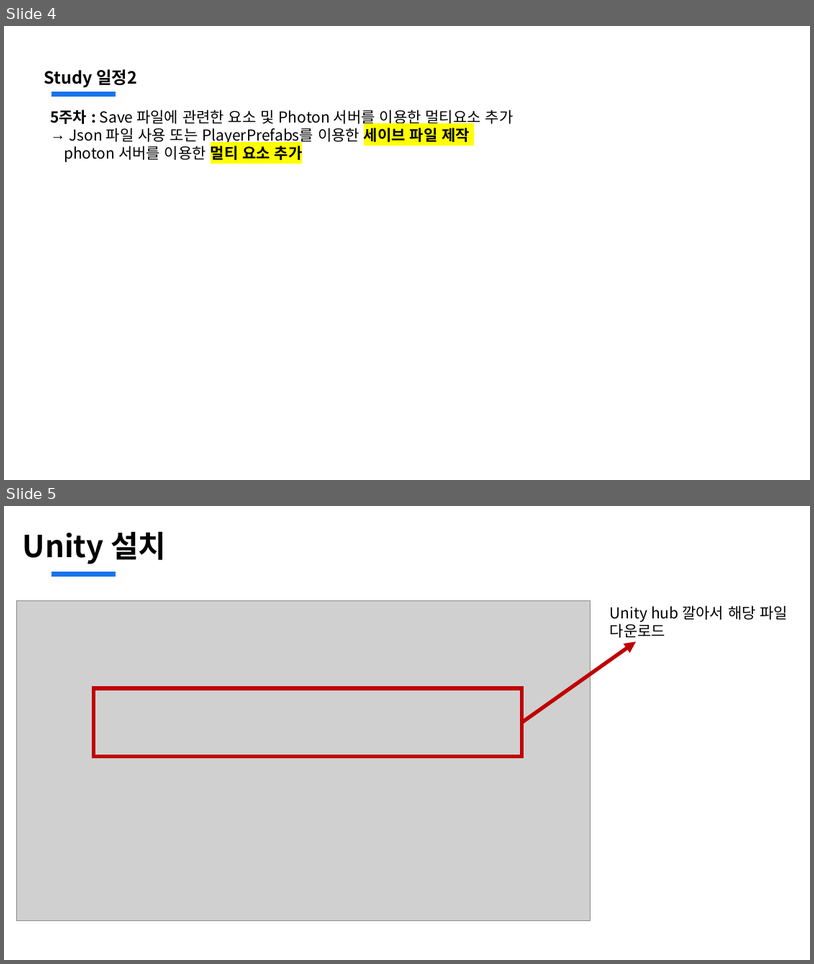
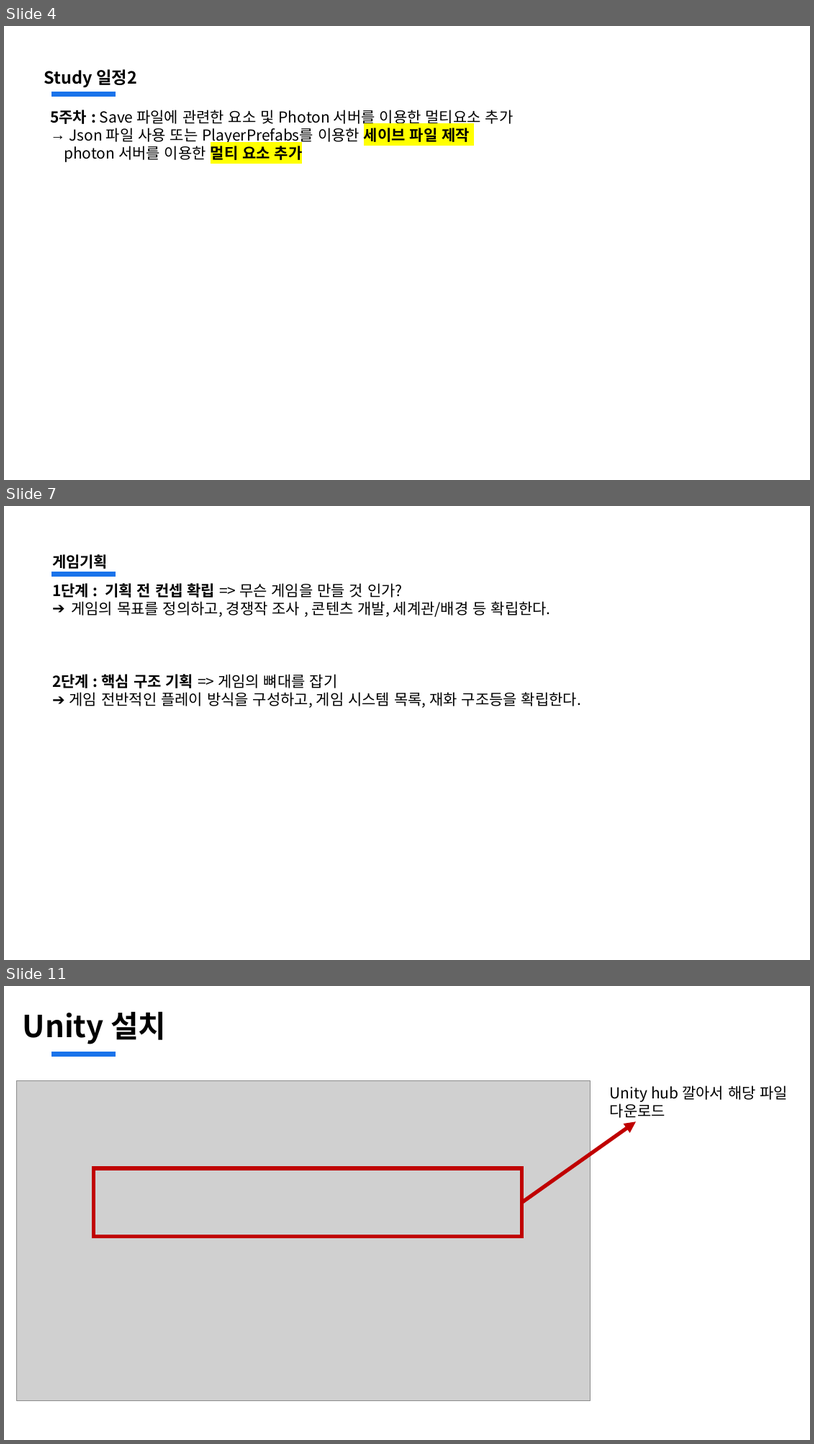
Before and after one commit to jsjin01/MJsec_Unity_Mentoring, a slide deck: MJsec_게임 개발 멘토링/MJsec_1주차.pptx. Shown one above the other, each under a label of ours: slides 4 and 5 before the commit, slides 4, 7 and 11 after it; the slides between them are not shown. The pictures are 814x964 and 814x1444 pixels, drawn with LibreOffice and Linux fonts; fonts in the diff are those of the drawing; grey boxes stand for pictures. Boxes give left, top, right and bottom in pixels: in the first picture for what was removed or moved away, otherwise in the second. Text is boxed around its words. In the diff, an @@ line names an element or a change of style, - is before the commit and + after.

```diff
--- a/MJsec_게임 개발 멘토링/MJsec_1주차.pptx
+++ b/MJsec_게임 개발 멘토링/MJsec_1주차.pptx
@@ slide 7 added at [4,506,810,960], background #FFFFFF; not listed: 1 template element that a slide beside it also shows @@
@@ text added at [52,554,108,569], 18 pt, text #000000, bold @@
+게임기획
@@ text added at [52,583,581,708], 18 pt, text #000000 @@
+1단계 : 기획 전 컨셉 확립 => 무슨 게임을 만들 것 인가?
+➔ 게임의 목표를 정의하고, 경쟁작 조사 , 콘텐츠 개발, 세계관/배경 등 확립한다.
+2단계 : 핵심 구조 기획 => 게임의 뼈대를 잡기
+➔ 게임 전반적인 플레이 방식을 구성하고, 게임 시스템 목록, 재화 구조등을 확립한다.
@@ what was slide 5 is now slide 11 @@
```
Also in this commit, not shown: 6 other slides added, 1 slide removed, 3 other files.
